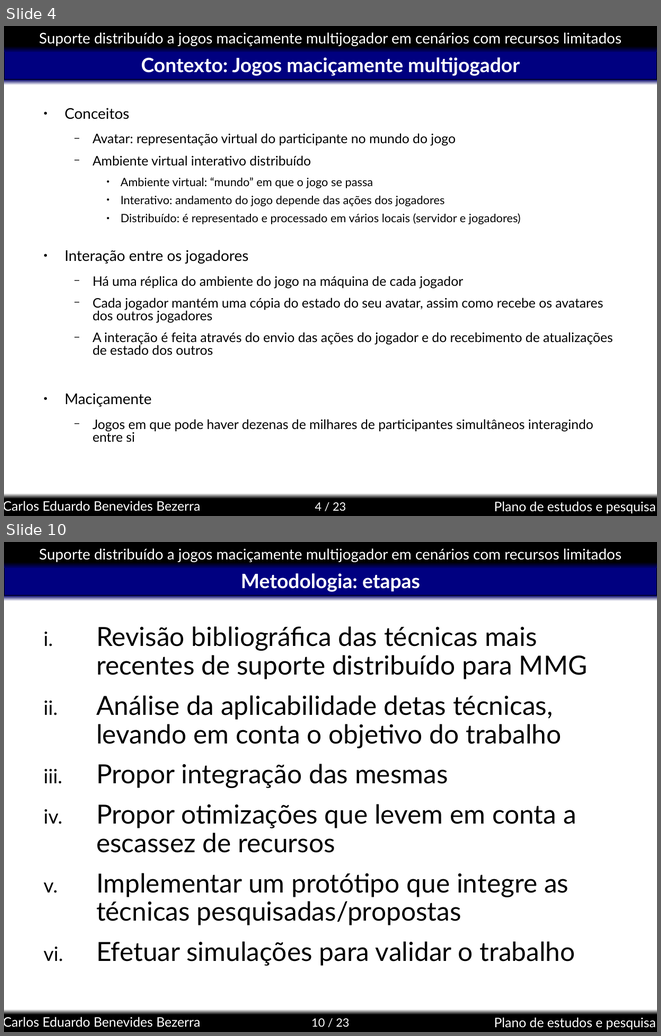
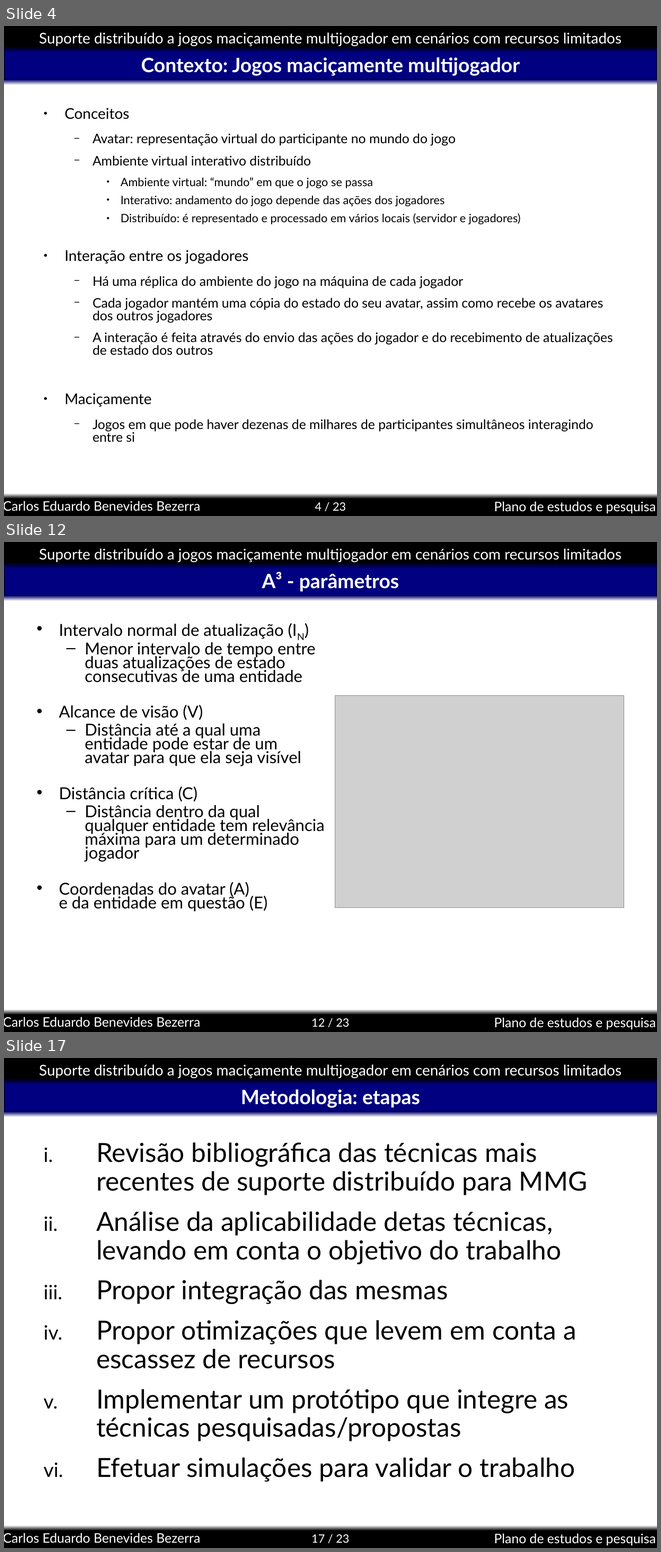
Before and after one commit to kdubezerra/kdubezerra, a slide deck: textos/semac/Semac_Defesa.ppt. Shown one above the other, each under a label of ours: slides 4 and 10 before the commit, slides 4, 12 and 17 after it; the slides between them are not shown. The pictures are 661x1036 and 661x1552 pixels, drawn with LibreOffice and Linux fonts; fonts in the diff are those of the drawing; grey boxes stand for pictures; background and template pictures are left out. Boxes give left, top, right and bottom in pixels: in the first picture for what was removed or moved away, otherwise in the second. Text is boxed around its words. In the diff, an @@ line names an element or a change of style, - is before the commit and + after.

```diff
--- a/textos/semac/Semac_Defesa.ppt
+++ b/textos/semac/Semac_Defesa.ppt
@@ slide 12 added at [4, 542, 657, 1032], background #FFFFFF; not listed: 8 template elements that a slide beside it also shows @@
@@ title added at [262, 572, 399, 592], 24 pt, text #FFFFFF, bold @@
+A³ - parâmetros
@@ text added at [59, 624, 325, 911], 20 pt, text #000000 @@
+• Intervalo normal de atualização (IN)
+  – Menor intervalo de tempo entre duas atualizações de estado consecutivas de uma entidade
+• Alcance de visão (V)
+  – Distância até a qual uma entidade pode estar de um avatar para que ela seja visível
+• Distância crítica (C)
+  – Distância dentro da qual qualquer entidade tem relevância máxima para um determinado jogador
+• Coordenadas do avatar (A)
+  e da entidade em questão (E)
@@ picture added at [335, 696, 624, 908] @@
@@ what was slide 10 is now slide 17 @@
@@ page number at [311, 1534, 349, 1542]: text changed @@
-10 / 23
+17 / 23
```
Also in this commit, not shown: 4 slides changed, 7 other slides added, 1 slide removed, 4 other files.
